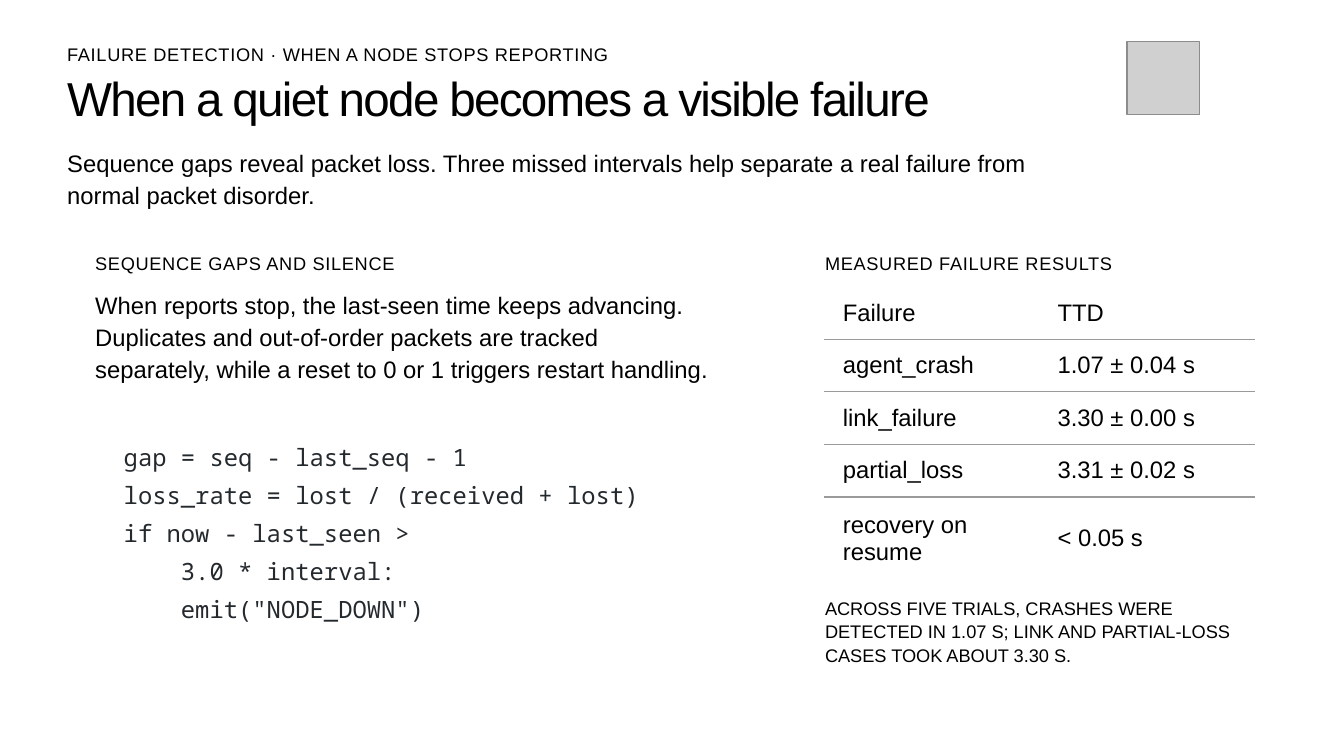
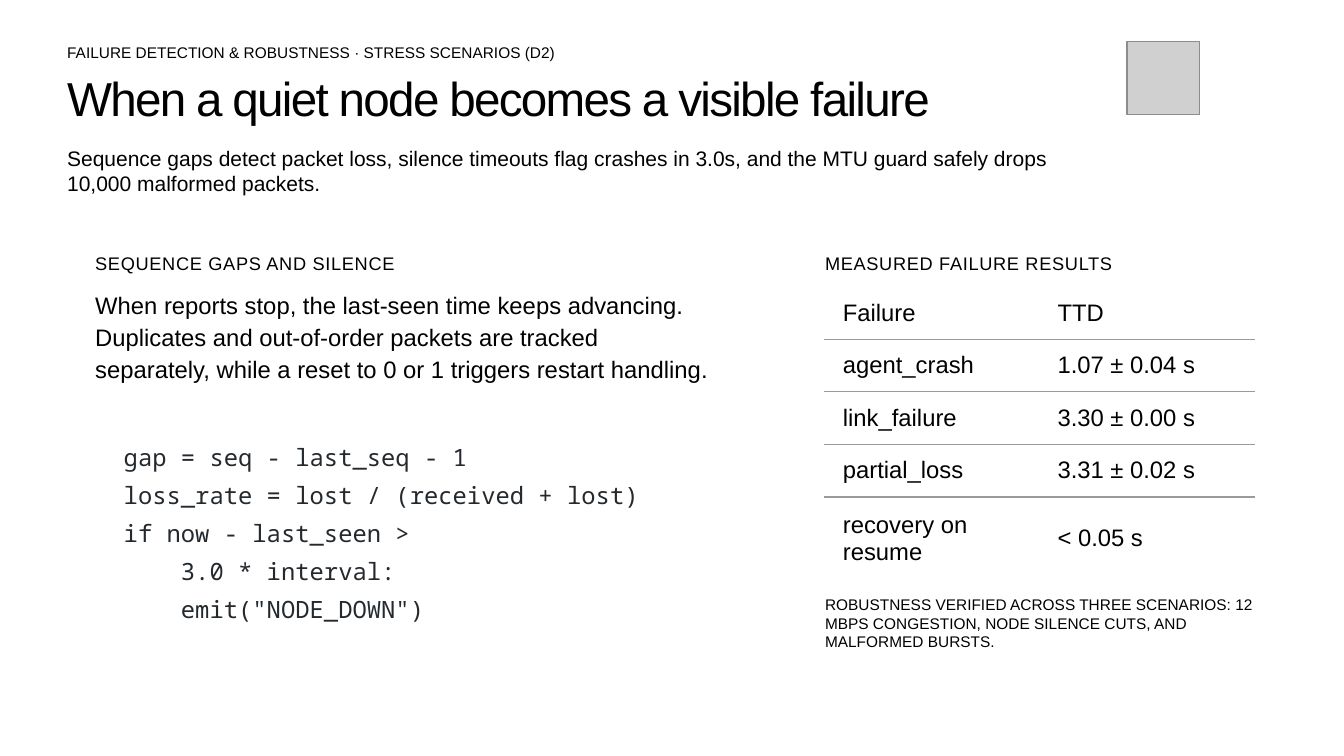
Before and after one commit to Y-astro/cn-miniproject, a slide deck: slide 7 of docs/Remote-System-Health-Monitoring.pptx (slide 6 before the commit). Drawn at 1344x756 pixels with LibreOffice and Linux fonts; fonts in the diff are those of the drawing; grey boxes stand for pictures. Boxes give left, top, right and bottom in pixels: in the first picture for what was removed or moved away, otherwise in the second. Text is boxed around its words. In the diff, an @@ line names an element or a change of style, - is before the commit and + after.

```diff
--- a/docs/Remote-System-Health-Monitoring.pptx
+++ b/docs/Remote-System-Health-Monitoring.pptx
@@ text at <box>67,47,555,62</box>: text changed; size 13 to 11 pt @@
-FAILURE DETECTION · WHEN A NODE STOPS REPORTING
+FAILURE DETECTION & ROBUSTNESS · STRESS SCENARIOS (D2)
@@ text at <box>67,150,1047,196</box>: text changed; size 17 to 15 pt @@
-Sequence gaps reveal packet loss. Three missed intervals help separate a real failure from normal packet disorder.
+Sequence gaps detect packet loss, silence timeouts flag crashes in 3.0s, and the MTU guard safely drops 10,000 malformed packets.
@@ text at <box>825,599,1252,647</box>: text changed; size 13 to 11 pt @@
-ACROSS FIVE TRIALS, CRASHES WERE DETECTED IN 1.07 S; LINK AND PARTIAL-LOSS CASES TOOK ABOUT 3.30 S.
+ROBUSTNESS VERIFIED ACROSS THREE SCENARIOS: 12 MBPS CONGESTION, NODE SILENCE CUTS, AND MALFORMED BURSTS.
```
Also in this commit, not shown: 4 other slides changed, 1 slide added, 4 other files.
